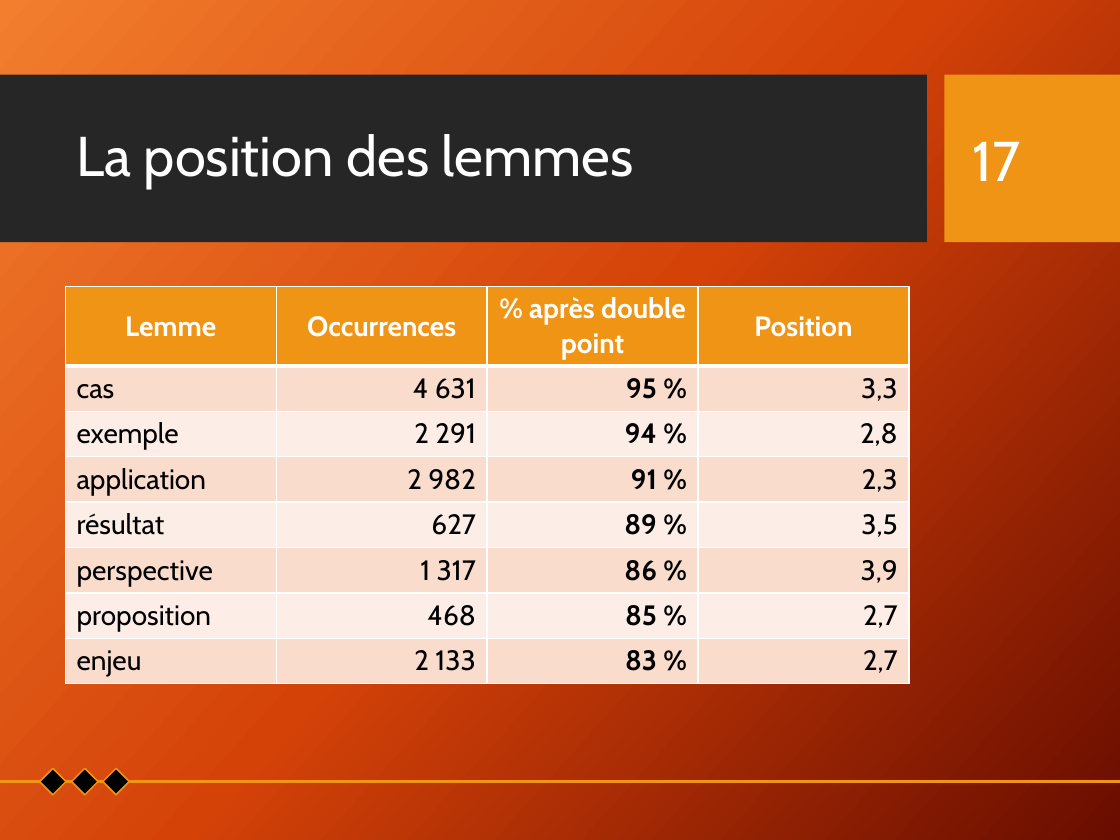
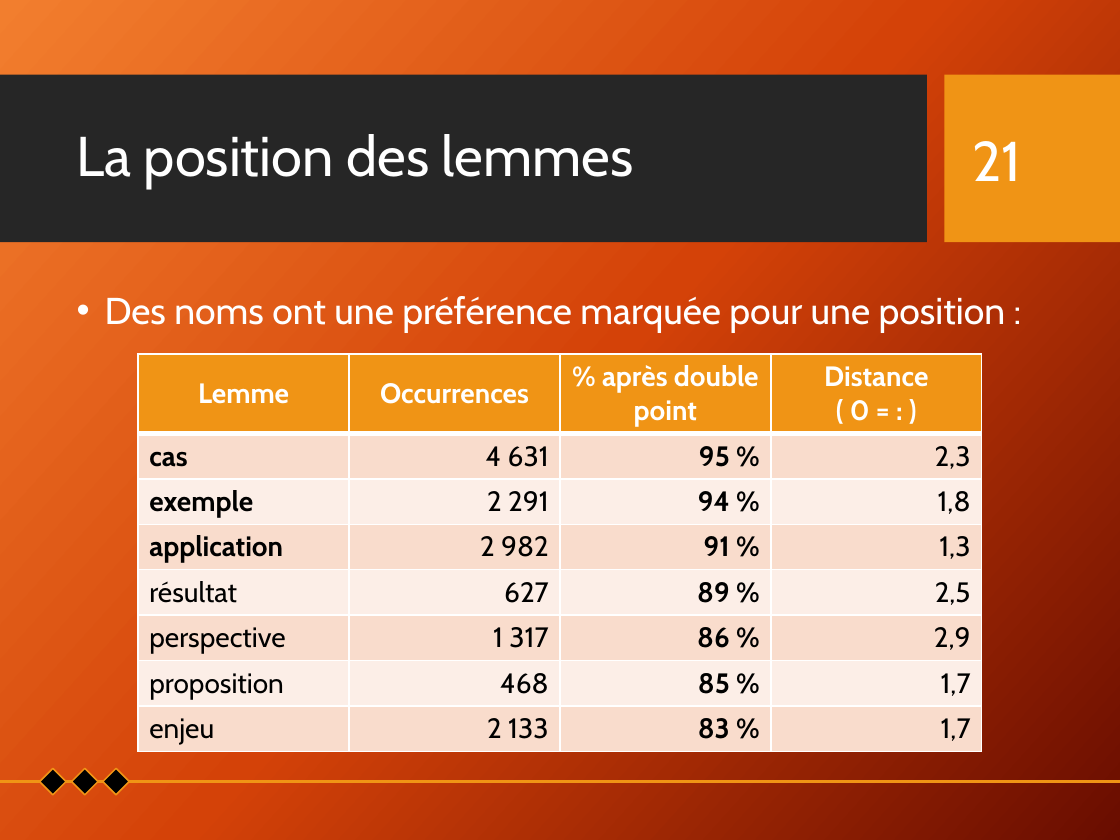
Before and after one commit to Xitog/tal, a slide deck: slide 21 of dossiers/Final - Présentation Projet de recherche.pptx (slide 17 before the commit). Drawn at 1120x840 pixels with LibreOffice and Linux fonts; fonts in the diff are those of the drawing; background and template pictures are left out. Boxes give left, top, right and bottom in pixels: in the first picture for what was removed or moved away, otherwise in the second. Text is boxed around its words. In the diff, an @@ line names an element or a change of style, - is before the commit and + after.

```diff
--- a/dossiers/Final - Présentation Projet de recherche.pptx
+++ b/dossiers/Final - Présentation Projet de recherche.pptx
@@ page number at bbox=[973, 141, 1022, 181]: text changed @@
-17
+21
@@ text added at bbox=[105, 296, 1006, 332], 24 pt, text #FFFFFF @@
+• Des noms ont une préférence marquée pour une position :
@@ table at bbox=[138, 354, 980, 750] @@
-row 1, column 4: Position
+row 1, column 4: Distance / ( 0 = : )
-row 2, column 4: 3,3
+row 2, column 4: 2,3
-row 3, column 4: 2,8
+row 3, column 4: 1,8
-row 4, column 4: 2,3
+row 4, column 4: 1,3
-row 5, column 4: 3,5
+row 5, column 4: 2,5
-row 6, column 4: 3,9
+row 6, column 4: 2,9
-row 7, column 4: 2,7
+row 7, column 4: 1,7
-row 8, column 4: 2,7
+row 8, column 4: 1,7
@@ bold on in "cas", "exemple", "application" @@
@@ table: place and size @@
-table at bbox=[65, 287, 907, 683]
+table at bbox=[138, 354, 980, 750]
```
Also in this commit, not shown: 27 other slides changed, 11 slides added, 2 other files.
